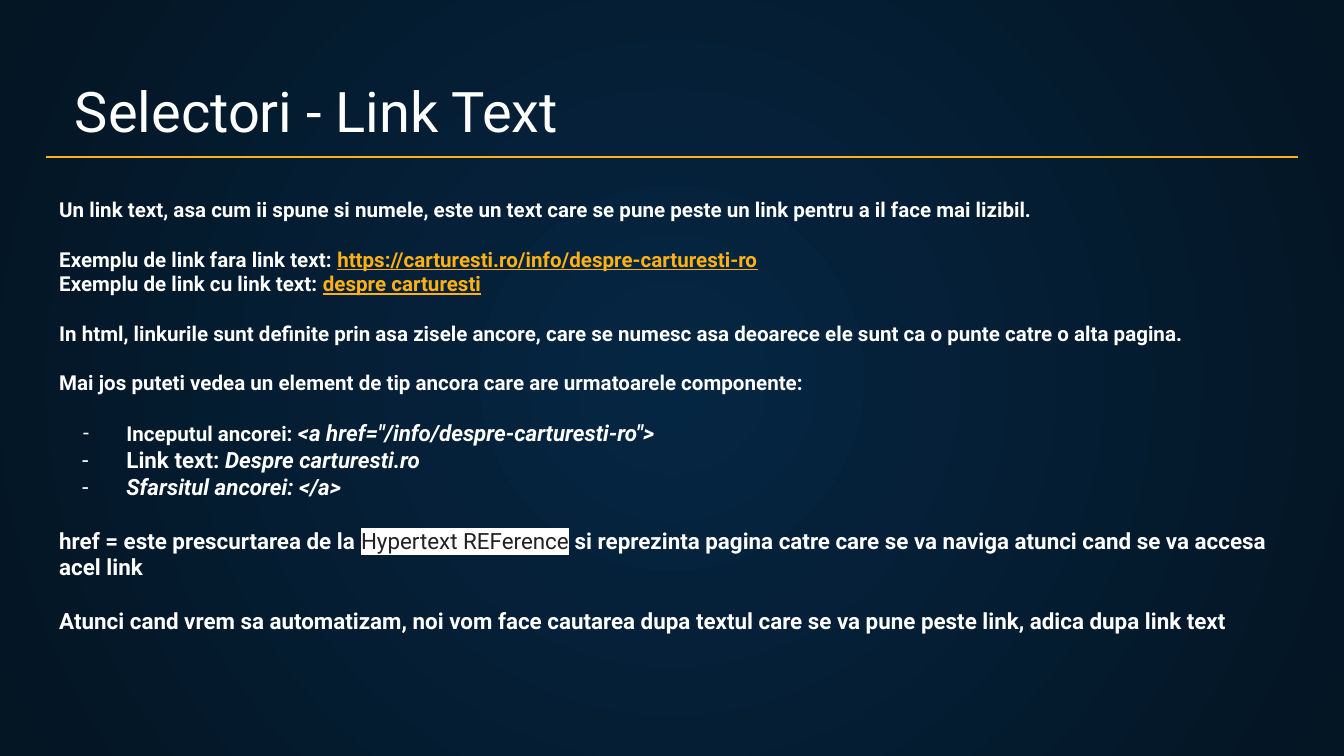
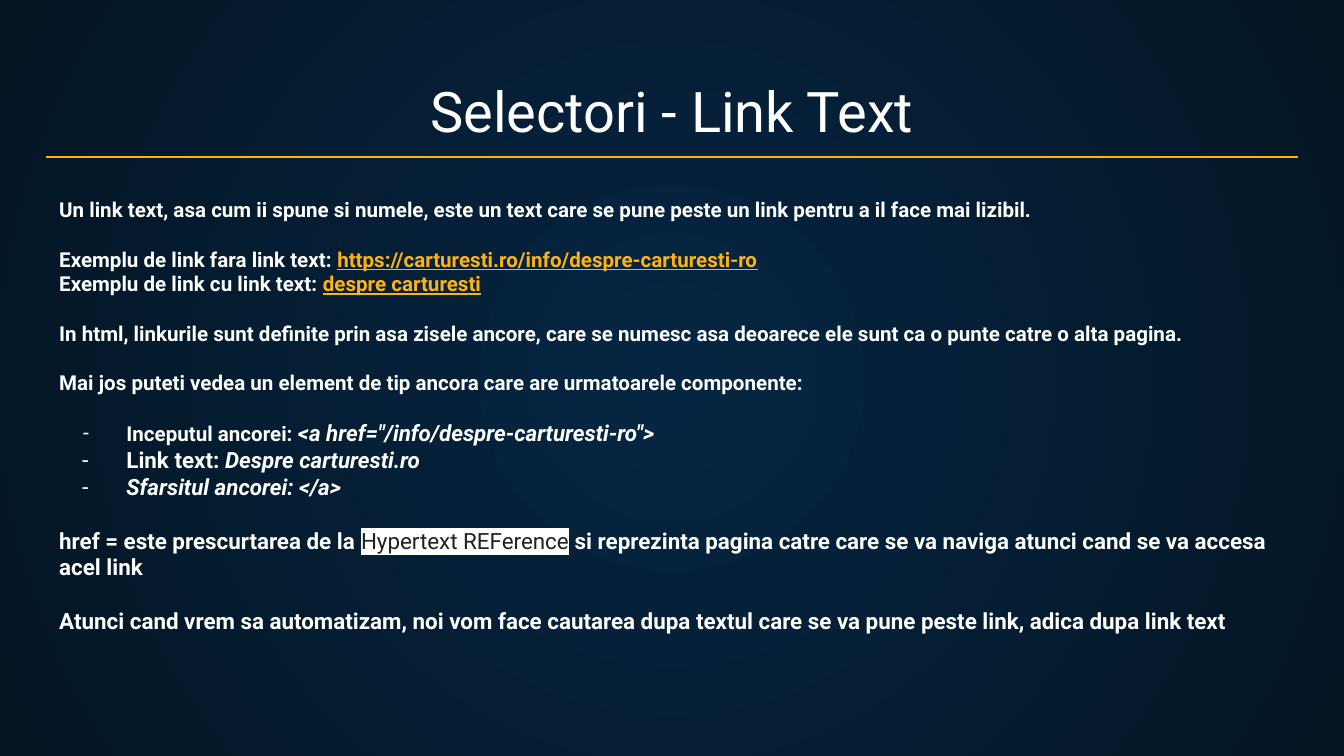
Before and after one commit to VitanCosmin01/Testare-automata, a slide deck: slide 13 of Materiale Noi - TA, in urma PY/Saptamana 1/Sesiune Teoretica 1 - Selectori_P1.pptx. Drawn at 1344x756 pixels with LibreOffice and Linux fonts; fonts in the diff are those of the drawing; background and template pictures are left out. Boxes give left, top, right and bottom in pixels: in the first picture for what was removed or moved away, otherwise in the second. Text is boxed around its words. In the diff, an @@ line names an element or a change of style, - is before the commit and + after.

```diff
--- a/Materiale Noi - TA, in urma PY/Saptamana 1/Sesiune Teoretica 1 - Selectori_P1.pptx
+++ b/Materiale Noi - TA, in urma PY/Saptamana 1/Sesiune Teoretica 1 - Selectori_P1.pptx
@@ title "Selectori - Link Text": place and size @@
-title "Selectori - Link Text" at [75, 90, 557, 133]
+title "Selectori - Link Text" at [430, 90, 913, 133]
```
Also in this commit, not shown: 2 other slides changed, 15 other files.
